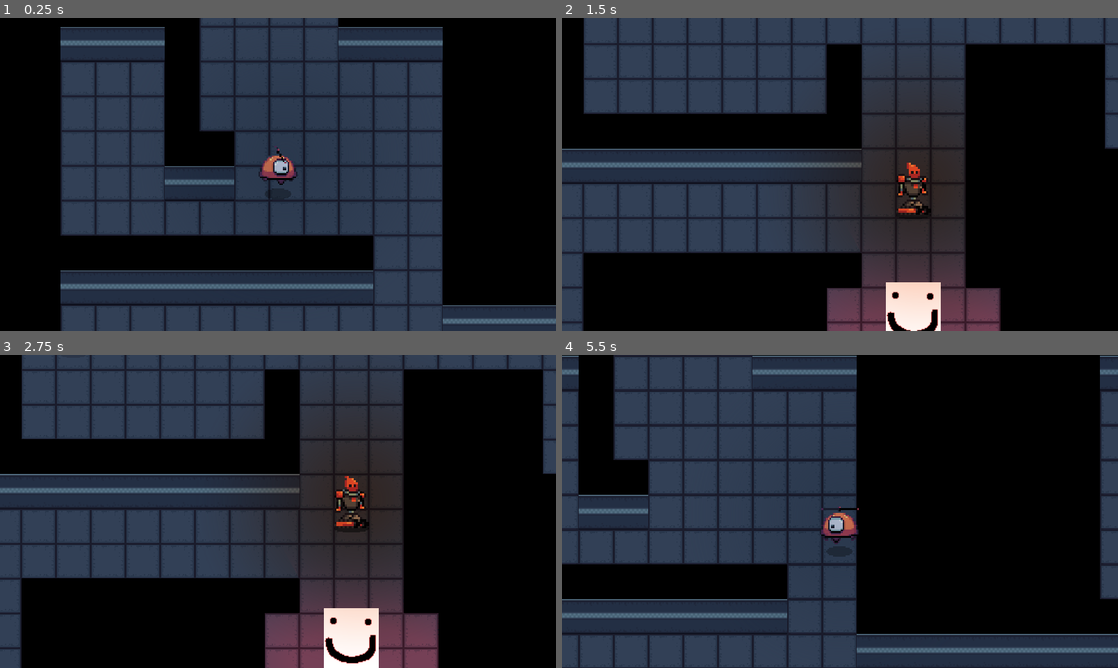
Above: before the commit, frames 1-4 (two rows, left to right).
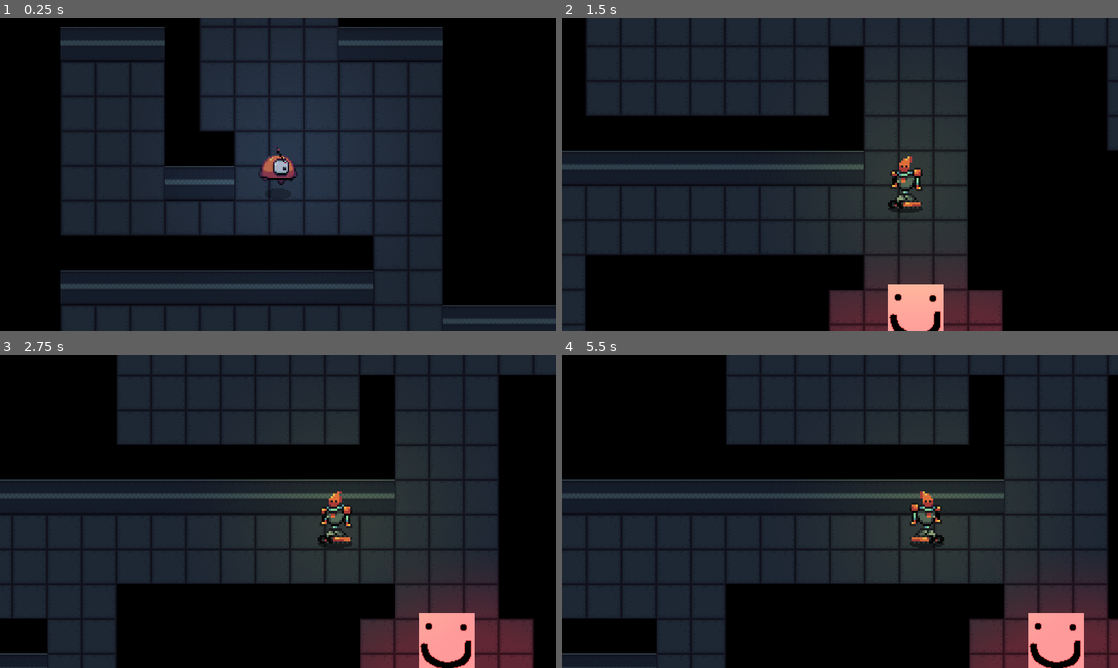
Above: after the commit, the same moments.

Repository: Delphxr/Proyecto2_POO_Zombie_Survival
Game: Godot game, scene res://scenes/game/Game.tscn
Two runs of this game, one before a commit and one after it. Both use one fixed random seed, a clock stepped at 60 frames per second and the inputs below.
Inputs (mouse positions are in pixels of both pictures, inside the frame that each line leads up to):
- Up to frame 1 (0.25 s): no input
- Up to frame 2 (1.5 s): move the mouse to (962, 158) at 0.52 s; press the mouse at (962, 158) at 0.53 s; move the mouse to (728, 190) at 1.27 s; release the mouse at (728, 190) at 1.28 s; click (728, 190) at 1.35 s
- Up to frame 3 (2.75 s): move the mouse to (333, 442) at 2.02 s; press the mouse at (333, 442) at 2.03 s
- Up to frame 4 (5.5 s): move the mouse to (812, 574) at 2.77 s; release the mouse at (812, 574) at 2.78 s; click (812, 574) at 2.85 s; move the mouse to (1006, 558) at 3.52 s; press the mouse at (1006, 558) at 3.53 s; move the mouse to (673, 464) at 4.27 s; release the mouse at (673, 464) at 4.28 s; click (673, 464) at 4.35 s; move the mouse to (867, 511) at 5.02 s; press the mouse at (867, 511) at 5.03 s

The runs differ from the first frame. In frame 1, 32% of the frame differs, in the area x 10-100%, y 0-100%; in frame 2, 36%; in frame 3, 61%; in frame 4, 79%, in the area x 0-100%, y 0-100%.

Commit message:
arreglos pedidos por el profe

Diff:
--- a/Robots Vs Zombies/Zombie.gd
+++ b/Robots Vs Zombies/Zombie.gd
@@ -43,10 +43,20 @@
 		_pasos = _pasos -1
 		_target_point_world = _path[0]
 
+func create_timer(wait_time):
+	var timer = Timer.new()
+	timer.set_wait_time(wait_time)
+	timer.set_one_shot(true)
+	timer.connect("timeout", timer, "queue_free")
+	add_child(timer)
+	timer.start()
+	return timer
+	pass
 
 func _unhandled_input(event):
 	if event.is_action_pressed("click") and get_parent().turno == 2:
 		_pasos = _rango
+		yield(create_timer(4), "timeout")
 		if  overlaps_area(get_parent().get_node("Craigh")):
 			print("detectado Craigh")
 			_target_position = get_parent().get_node("Craigh").global_position
--- a/Robots Vs Zombies/project.godot
+++ b/Robots Vs Zombies/project.godot
@@ -24,7 +24,6 @@
 
 window/size/width=512
 window/size/height=288
-window/size/resizable=false
 window/size/test_width=1024
 window/size/test_height=576
 window/stretch/mode="2d"
--- a/Robots Vs Zombies/scenes/entidades/personajes/firebot/firebot.tscn
+++ b/Robots Vs Zombies/scenes/entidades/personajes/firebot/firebot.tscn
@@ -41,7 +41,7 @@
 position = Vector2( 0.475662, 0.475655 )
 texture = ExtResource( 2 )
 texture_scale = 0.09
-color = Color( 0.976471, 0.580392, 0.4, 1 )
+color = Color( 1, 0.929412, 0.65098, 1 )
 mode = 2
 shadow_gradient_length = 15.0
 
--- a/Robots Vs Zombies/scenes/game/Game.gd
+++ b/Robots Vs Zombies/scenes/game/Game.gd
@@ -78,6 +78,8 @@
 			get_node("Firebot/Camera2D").current = true
 
 			yield(create_timer(3), "timeout")
+			get_node("generalcam").current = true
+			yield(create_timer(3), "timeout")
 			get_node("Craigh/Camera2D").current = true
 
 			spawn()
--- a/Robots Vs Zombies/scenes/game/Game.tscn
+++ b/Robots Vs Zombies/scenes/game/Game.tscn
@@ -35,8 +35,7 @@
 shadow_item_cull_mask = 0
 
 [node name="filtro oscuridad" type="CanvasModulate" parent="."]
-visible = false
-color = Color( 0, 0, 0, 1 )
+color = Color( 0.603922, 0.603922, 0.603922, 1 )
 
 [node name="TileMap" type="TileMap" parent="."]
 tile_set = ExtResource( 1 )
@@ -76,3 +75,8 @@
 [node name="Base" type="Sprite" parent="."]
 position = Vector2( 1104, 728 )
 texture = ExtResource( 8 )
+
+[node name="generalcam" type="Camera2D" parent="."]
+position = Vector2( 992, 504 )
+scale = Vector2( 9.93335, 2.46726 )
+zoom = Vector2( 3.5, 3.5 )
